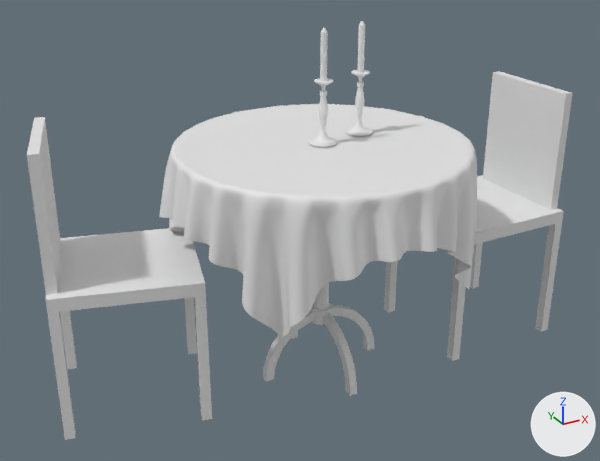
Renders of the FBX model Assets/Art/Mesh/Table.fbx from each side of a commit.
One viewpoint serves both versions: a 50 mm camera at (-1.181, -2.008, 1.494) aimed at (-0.074, 0.003, 0.488). The lights are fixed; the arrows at lower right show +X, +Y and +Z. Where no turn or scale is listed for an object, it has been applied to the vertices.

In view in the first picture: 'Candle', 'Candle.001', 'CandleStand', 'CandleStand.001', 'Cloth', 'Cube.003', 'Cube.004', 'TableLeg'.
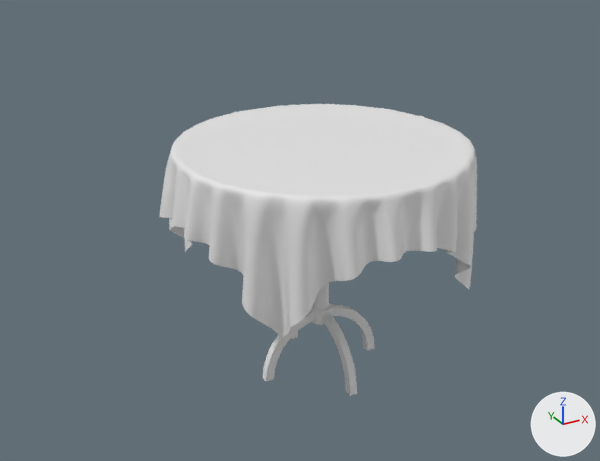
Edits to the bpy script that builds the scene:
```text
Remove ob_candle:
    ob_candle = bpy.data.objects.new('Candle', me_cylinder_001)
    ob_candle.location = (0.0, 0.0, 0.802)
Remove ob_cube_003:
    ob_cube_003 = bpy.data.objects.new('Cube.003', me_cube_004)
    ob_cube_003.location = (0.596, 0.0, 0.462)
Remove ob_candlestand_001:
    ob_candlestand_001 = bpy.data.objects.new('CandleStand.001', me_cylinder_012)
    ob_candlestand_001.location = (0.149, 0.039, 0.753)
Remove ob_candlestand:
    ob_candlestand = bpy.data.objects.new('CandleStand', me_cylinder_011)
    ob_candlestand.location = (0.0, 0.0, 0.753)
Remove ob_cube_004:
    ob_cube_004 = bpy.data.objects.new('Cube.004', me_cube_005)
    ob_cube_004.location = (-0.58, 0.14, 0.462)
Remove ob_candle_001:
    ob_candle_001 = bpy.data.objects.new('Candle.001', me_cylinder_005)
    ob_candle_001.location = (0.149, 0.039, 0.802)
```

Pixel boxes [x1, y1, x2, y2] of what changed, in the pictures (600 x 461 px):
'Cube.004', deleted: before [27, 117, 212, 440]
'Cube.003', deleted: before [384, 71, 573, 361]
'CandleStand', deleted: before [309, 78, 337, 147]
'CandleStand.001', deleted: before [345, 70, 372, 136]
'Candle', deleted: before [320, 28, 328, 81]
'Candle.001', deleted: before [357, 21, 365, 72]
